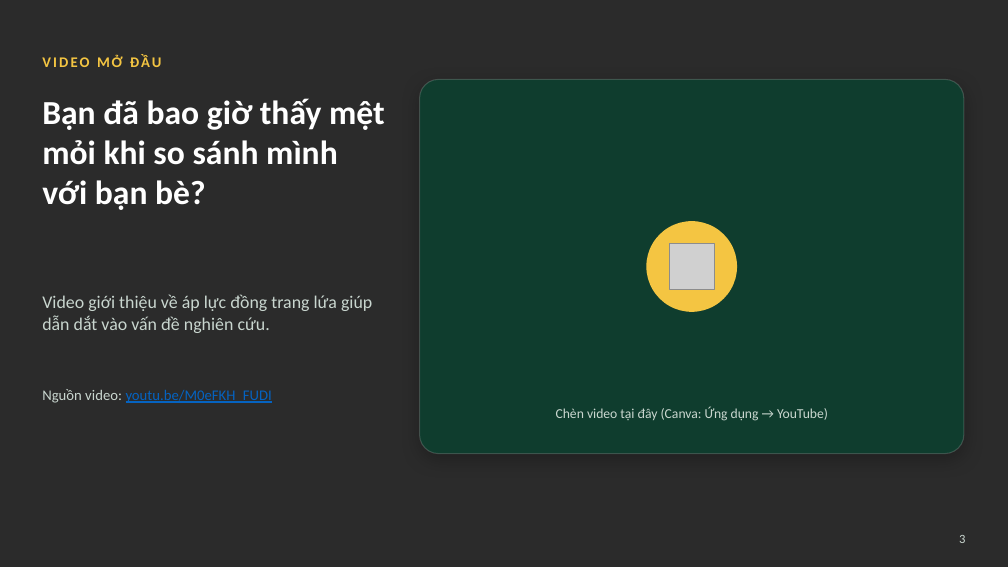
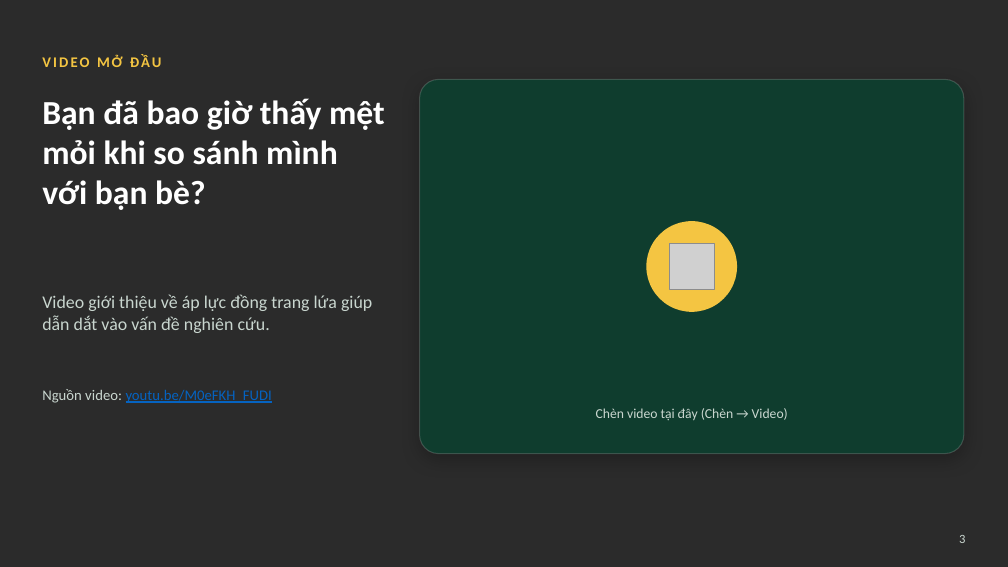
Before and after one commit to ngohuonglan2003-lab/Ppt-canva-ap-luc-dong-trang-lua, a slide deck: slide 3 of slide/Ap-luc-dong-trang-lua.pptx. Drawn at 1008x567 pixels with LibreOffice and Linux fonts; fonts in the diff are those of the drawing; grey boxes stand for pictures; background and template pictures are left out; a plain dark background stands for a picture behind light text. Boxes give left, top, right and bottom in pixels: in the first picture for what was removed or moved away, otherwise in the second. Text is boxed around its words. In the diff, an @@ line names an element or a change of style, - is before the commit and + after.

```diff
--- a/slide/Ap-luc-dong-trang-lua.pptx
+++ b/slide/Ap-luc-dong-trang-lua.pptx
@@ text at [596,408,788,420]: text changed @@
-Chèn video tại đây (Canva: Ứng dụng → YouTube)
+Chèn video tại đây (Chèn → Video)
```
Also in this commit, not shown: 49 other slides changed, 3 other files.
